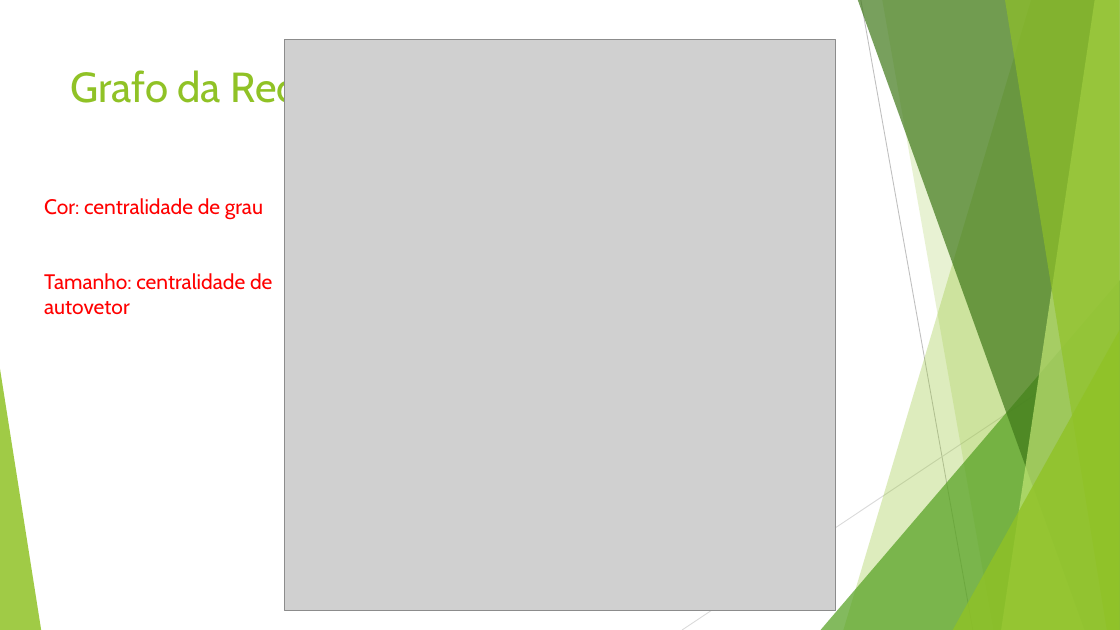
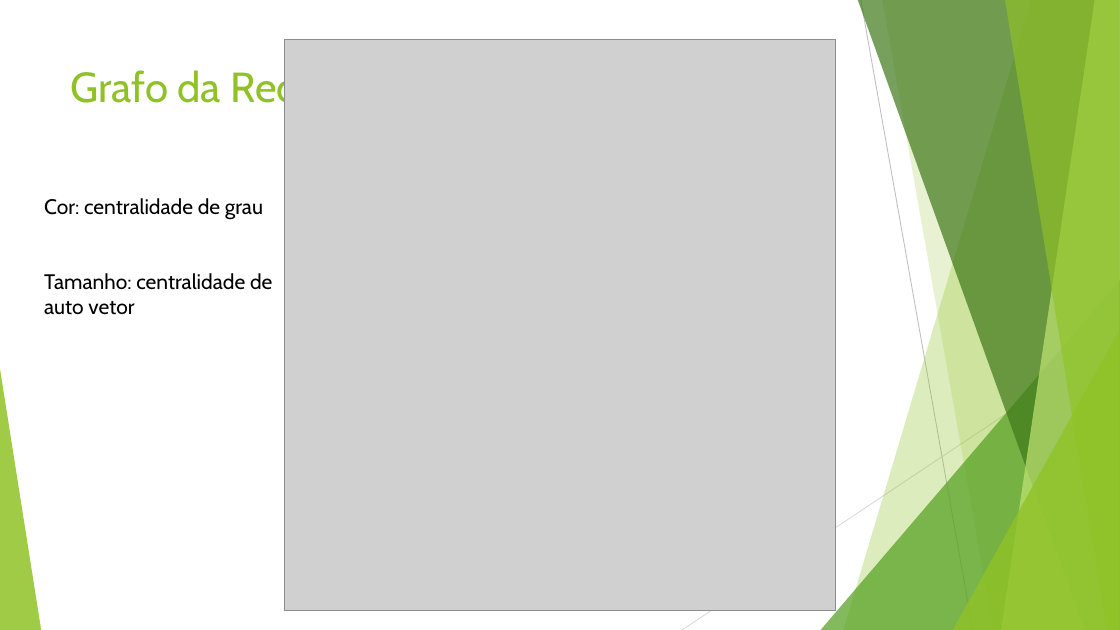
Before and after one commit to macio-matheus/analysis-geospatial-data, a slide deck: slide 8 of docs/Foursquare’s Network Analyse.pptx. Drawn at 1120x630 pixels with LibreOffice and Linux fonts; fonts in the diff are those of the drawing; grey boxes stand for pictures. Boxes give left, top, right and bottom in pixels: in the first picture for what was removed or moved away, otherwise in the second. Text is boxed around its words. In the diff, an @@ line names an element or a change of style, - is before the commit and + after.

```diff
--- a/docs/Foursquare’s Network Analyse.pptx
+++ b/docs/Foursquare’s Network Analyse.pptx
@@ text at bbox=[44, 198, 263, 220]: text colour #FF0000 to #000000 in "Cor: centralidade de grau" @@
@@ text at bbox=[44, 273, 272, 315]: text changed; text colour #FF0000 to #000000 @@
-Tamanho: centralidade de autovetor
+Tamanho: centralidade de auto vetor
```
Also in this commit, not shown: 10 other slides changed, 1 slide added.
